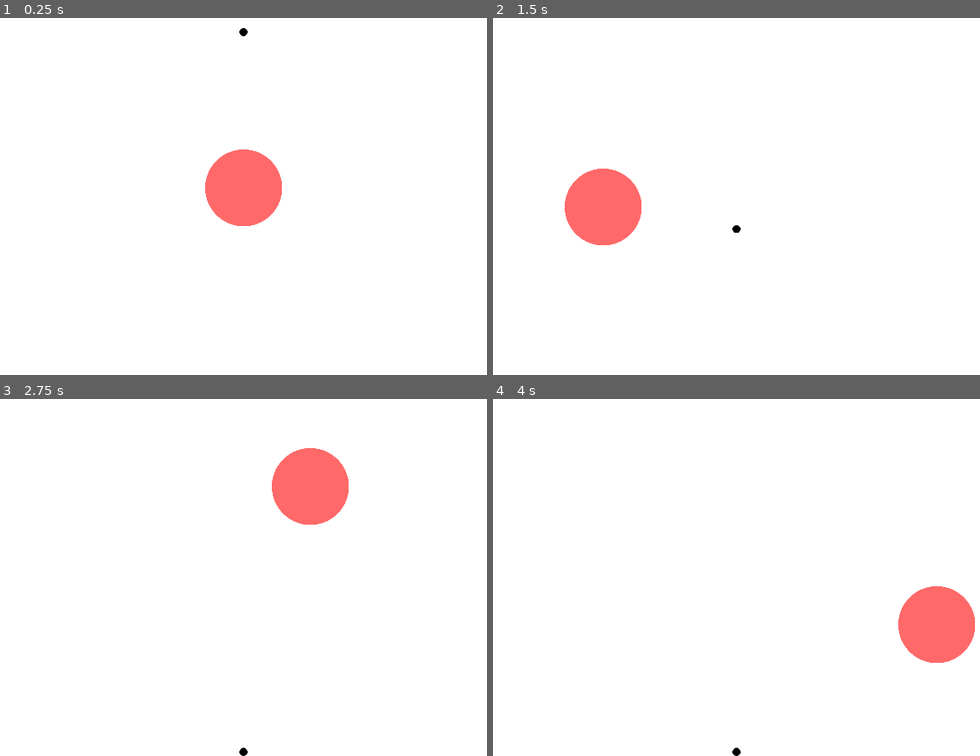
Above: before the commit, frames 1-4 (two rows, left to right).
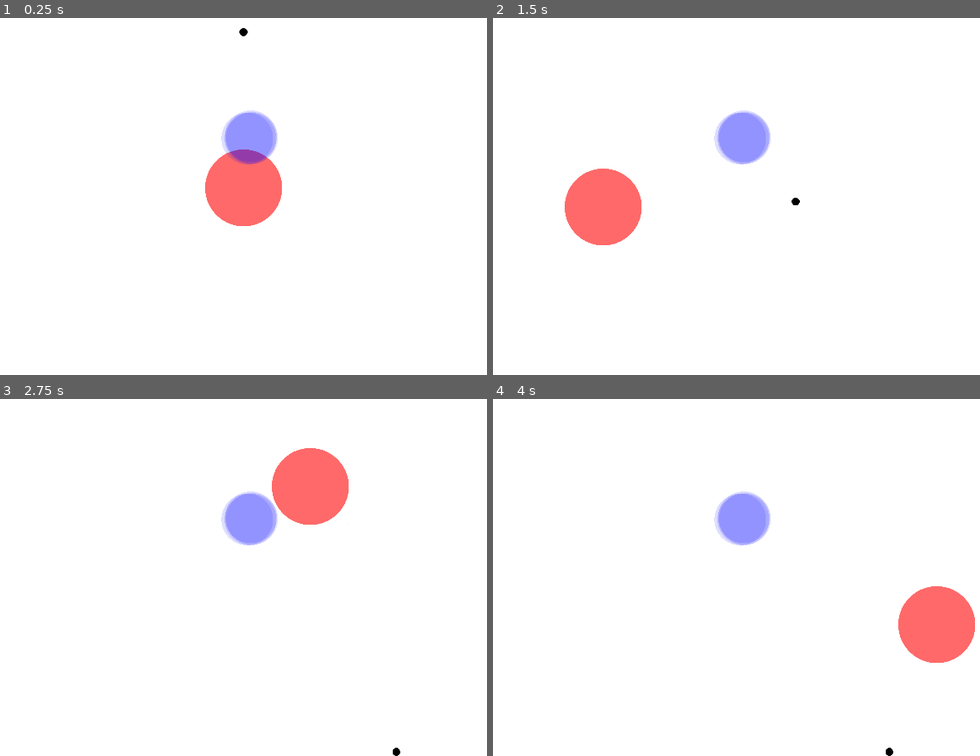
Above: after the commit, the same moments.

Repository: adsuttman/GBGJ1
Game: Godot game, scene res://game.tscn
Same seed, same stepped clock (60 frames per second), same inputs: the game is played once before the commit and once after it.
Inputs (mouse positions are in pixels of both pictures, inside the frame that each line leads up to):
- Up to frame 1 (0.25 s): no input
- Up to frame 2 (1.5 s): tap Enter at 0.5 s; move the mouse to (882, 167) at 0.52 s; click (882, 167) at 0.67 s; tap Space at 1.25 s; move the mouse to (605, 207) at 1.27 s; click (605, 207) at 1.42 s
- Up to frame 3 (2.75 s): tap Enter at 2 s; move the mouse to (311, 484) at 2.02 s; click (311, 484) at 2.17 s
- Up to frame 4 (4 s): tap Space at 2.75 s; move the mouse to (702, 645) at 2.77 s; click (702, 645) at 2.92 s; tap Enter at 3.5 s; move the mouse to (936, 623) at 3.52 s; click (936, 623) at 3.67 s

The runs differ from the first frame. In frame 1, 1.4% of the frame differs, in the area x 45-58%, y 25-42%; in frame 2, 1.4%; in frame 3, 1.4%, in the area x 45-83%, y 25-100%; in frame 4, 1.4%.

Commit message:
added effect areas

Diff:
--- a/ball.gd
+++ b/ball.gd
@@ -7,4 +7,4 @@
 	velocity = PhysicsServer2D.body_get_state(get_rid(),PhysicsServer2D.BODY_STATE_LINEAR_VELOCITY)
 	var speed = velocity.length_squared()/1000000
 	speed_points += speed
-	print(speed_points)
+#	print(speed_points)
--- /dev/null
+++ b/effect_area.tscn
@@ -0,0 +1,22 @@
+[gd_scene load_steps=3 format=3 uid="uid://c82xx3vfs1iw7"]
+
+[ext_resource type="Texture2D" uid="uid://b747o1a05o1yl" path="res://circle.png" id="1_fp2ry"]
+
+[sub_resource type="CircleShape2D" id="CircleShape2D_sqgr0"]
+radius = 50.0
+
+[node name="EffectArea" type="Area2D"]
+modulate = Color(0, 0, 1, 0.12549)
+priority = 1.0
+gravity_space_override = 1
+gravity_point = true
+gravity_point_unit_distance = 50.0
+gravity = 50.0
+linear_damp = 10.0
+
+[node name="Sprite2D" type="Sprite2D" parent="."]
+scale = Vector2(0.387, 0.387)
+texture = ExtResource("1_fp2ry")
+
+[node name="CollisionShape2D" type="CollisionShape2D" parent="."]
+shape = SubResource("CircleShape2D_sqgr0")
--- a/game.tscn
+++ b/game.tscn
@@ -1,8 +1,9 @@
-[gd_scene load_steps=9 format=3 uid="uid://d4eeknwdl85f1"]
+[gd_scene load_steps=10 format=3 uid="uid://d4eeknwdl85f1"]
 
 [ext_resource type="PackedScene" uid="uid://b82et6mdevxth" path="res://pointer.tscn" id="1_hpxoc"]
 [ext_resource type="Script" path="res://game.gd" id="1_yayy4"]
 [ext_resource type="PackedScene" uid="uid://c5u2xncxw8sr5" path="res://ball.tscn" id="2_oupdh"]
+[ext_resource type="PackedScene" uid="uid://c82xx3vfs1iw7" path="res://effect_area.tscn" id="4_j4jms"]
 
 [sub_resource type="RectangleShape2D" id="RectangleShape2D_k8m6o"]
 size = Vector2(1280, 720)
@@ -25,11 +26,14 @@
 script = ExtResource("1_yayy4")
 
 [node name="PlayArea" type="Area2D" parent="."]
-visible = false
+priority = 2.0
+gravity = 5.0
 
 [node name="CollisionShape2D" type="CollisionShape2D" parent="PlayArea"]
+z_index = 1
 position = Vector2(640, 360)
 shape = SubResource("RectangleShape2D_k8m6o")
+debug_color = Color(1, 0.6, 0.701961, 0.419608)
 metadata/_edit_lock_ = true
 
 [node name="Polygon2D" type="Polygon2D" parent="."]
@@ -38,9 +42,6 @@
 
 [node name="Pointer" parent="." node_paths=PackedStringArray("ball") instance=ExtResource("1_hpxoc")]
 ball = NodePath("../Ball")
-
-[node name="Ball" parent="." instance=ExtResource("2_oupdh")]
-position = Vector2(640, 50)
 
 [node name="Boundaries" type="StaticBody2D" parent="."]
 physics_material_override = SubResource("PhysicsMaterial_ct78i")
@@ -63,3 +64,31 @@
 [node name="Floor" type="CollisionShape2D" parent="FloorBoundary"]
 position = Vector2(640, 745)
 shape = SubResource("RectangleShape2D_o05jv")
+
+[node name="Ball" parent="." instance=ExtResource("2_oupdh")]
+z_index = 1
+position = Vector2(640, 50)
+
+[node name="EffectArea3" parent="." instance=ExtResource("4_j4jms")]
+position = Vector2(656, 264)
+
+[node name="EffectArea2" parent="." instance=ExtResource("4_j4jms")]
+position = Vector2(654, 261)
+
+[node name="EffectArea" parent="." instance=ExtResource("4_j4jms")]
+position = Vector2(647, 265)
+
+[node name="EffectArea" parent="EffectArea" instance=ExtResource("4_j4jms")]
+position = Vector2(3.20563, -4.75784)
+
+[node name="EffectArea" parent="EffectArea/EffectArea" instance=ExtResource("4_j4jms")]
+position = Vector2(-2.24493, -5.6123)
+
+[node name="EffectArea" parent="EffectArea/EffectArea/EffectArea" instance=ExtResource("4_j4jms")]
+position = Vector2(2.24493, 10.1022)
+
+[node name="EffectArea" parent="EffectArea/EffectArea/EffectArea/EffectArea" instance=ExtResource("4_j4jms")]
+position = Vector2(-17.9594, -1.12247)
+
+[node name="EffectArea4" parent="." instance=ExtResource("4_j4jms")]
+position = Vector2(653, 265)
--- a/pointer.gd
+++ b/pointer.gd
@@ -19,6 +19,7 @@
 		if shove_area.overlaps_body(ball):
 			var force = position.direction_to(ball.position) * shove_strength
 			ball.apply_central_impulse(force)
+#			print("shoved")
 
 
 func _on_shove_area_body_entered(body: Node2D) -> void:
